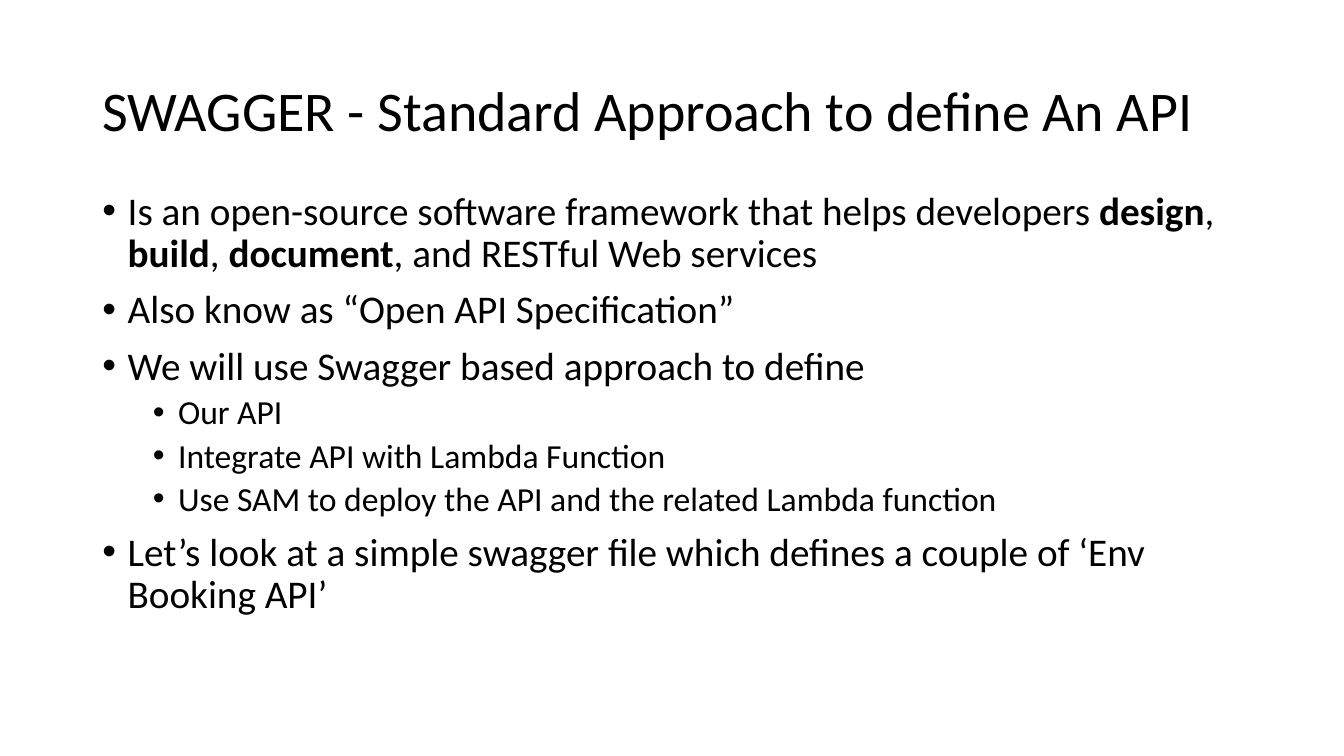
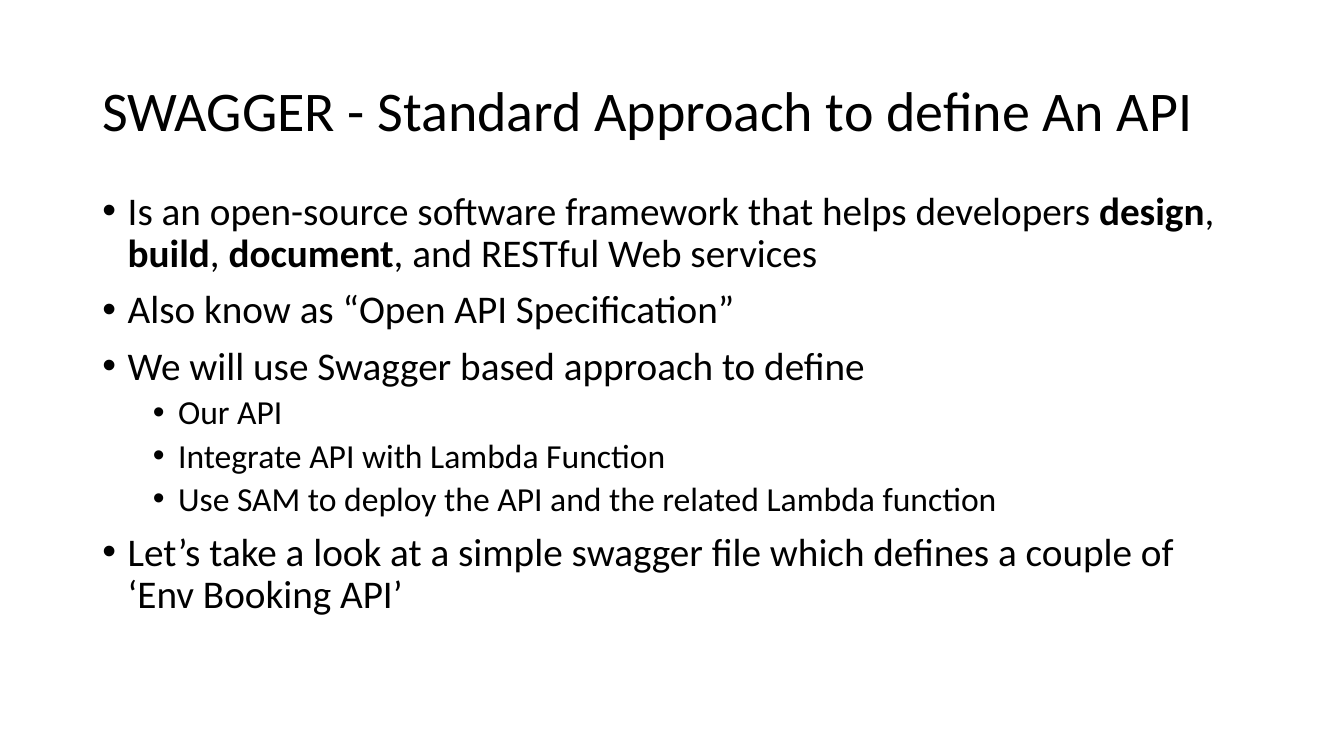
Before and after one commit to dshanke/aws-sam, a slide deck: slide 6 of env-booking-api/docs/AWS-SWAGGER-SAM-API-Gateway.pptx (slide 5 before the commit). Drawn at 1344x756 pixels with LibreOffice and Linux fonts; fonts in the diff are those of the drawing. Boxes give left, top, right and bottom in pixels: in the first picture for what was removed or moved away, otherwise in the second. Text is boxed around its words. In the diff, an @@ line names an element or a change of style, - is before the commit and + after.

```diff
--- a/env-booking-api/docs/AWS-SWAGGER-SAM-API-Gateway.pptx
+++ b/env-booking-api/docs/AWS-SWAGGER-SAM-API-Gateway.pptx
@@ text at [128,538,1174,615]: text changed @@
-• Let’s look at a simple swagger file which defines a couple of ‘Env Booking API’
+• Let’s take a look at a simple swagger file which defines a couple of ‘Env Booking API’
```
Also in this commit, not shown: 1 other slide changed, 2 slides added, 4 other files.
